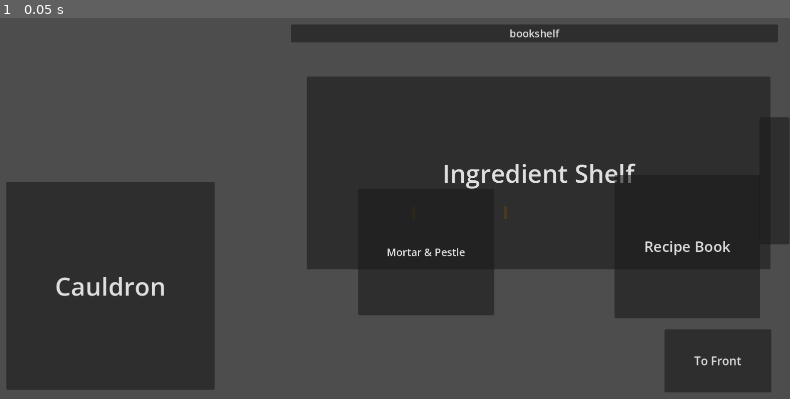
Above: before the commit, frame 1.
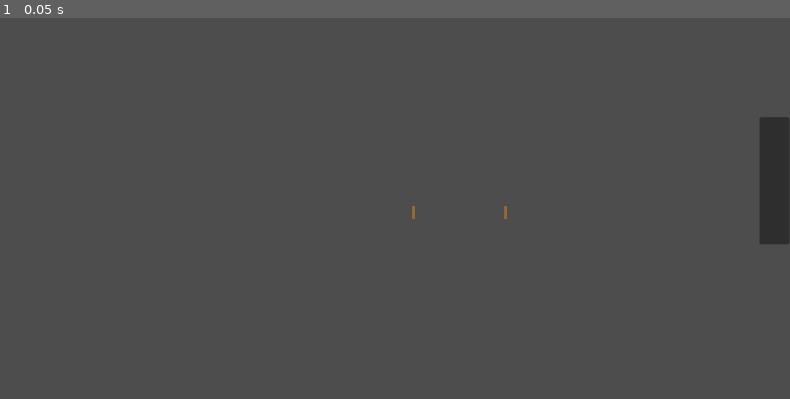
Above: after the commit, the same moment.

Repository: SuperNar3k/GameName-Game-Jam-2026
Game: Godot game, scene res://Scenes/main.tscn
Same seed, same stepped clock (60 frames per second), same inputs: the game is played once before the commit and once after it.
Inputs:
- Up to frame 1 (0.05 s): no input

The runs differ from the first frame. In frame 1, 52% of the frame differs, in the area x 0-99%, y 1-99%.

Commit message:
trying to move the assets to the correct spot (#43)

Diff:
--- a/gngj/Scenes/ui.tscn
+++ b/gngj/Scenes/ui.tscn
@@ -214,6 +214,7 @@
 text = "To Back"
 
 [node name="BackRoom" type="Control" parent="." unique_id=1473907433]
+visible = false
 anchors_preset = 0
 offset_right = 40.0
 offset_bottom = 40.0
--- a/gngj/scrips/main.gd
+++ b/gngj/scrips/main.gd
@@ -27,7 +27,7 @@
 		"abspestos",
 		"this shit will kill you",
 		1000,
-		"res://assets/abspestos.png",
+		"res://assets/ingredients/abspestos.png",
 		3
 	)
 	ingredients.append(item)
@@ -38,7 +38,7 @@
 		"crushed abspestos",
 		"this shit will kill you, also its a powder now",
 		0,
-		"res://assets/crushed abspestos.png",
+		"res://assets/ingredients/crushed abspestos.jpg",
 		0
 	)
 	ingredients.append(item)
@@ -49,7 +49,7 @@
 		"beans",
 		"staight up beans nigga",
 		3,
-		"res://assets/beans.png",
+		"res://assets/ingredients/beans.png",
 		3
 	)
 	ingredients.append(item)
@@ -61,7 +61,7 @@
 		"cinnamon toast crunch milk",
 		"this shit yummy af",
 		0,
-		"res://assets/CTCBox.jpg",
+		"res://assets/potions/CTCBox.jpg",
 		[0,1],
 		0
 	)
Renamed: gngj/Main Menu.jpg -> gngj/assets/background/Main Menu.jpg
Not shown, changed: gngj/assets/background/Main Menu.jpg.import
Renamed: gngj/light-blue-color-solid-background-1920x1080.png -> gngj/assets/background/light-blue-color-solid-background-1920x1080.png
Not shown, changed: gngj/assets/background/light-blue-color-solid-background-1920x1080.png.import
Renamed: gngj/static stone texture.png -> gngj/assets/background/static stone texture.png
Not shown, changed: gngj/assets/background/static stone texture.png.import
Renamed: gngj/assets/abspestos.png -> gngj/assets/ingredients/abspestos.png
Not shown, changed: gngj/assets/ingredients/abspestos.png.import
Renamed: gngj/assets/beans.png -> gngj/assets/ingredients/beans.png
Not shown, changed: gngj/assets/ingredients/beans.png.import
Renamed: gngj/assets/crushed abspestos.jpg -> gngj/assets/ingredients/crushed abspestos.jpg
Not shown, changed: gngj/assets/ingredients/crushed abspestos.jpg.import
(and 2 more such lines)
